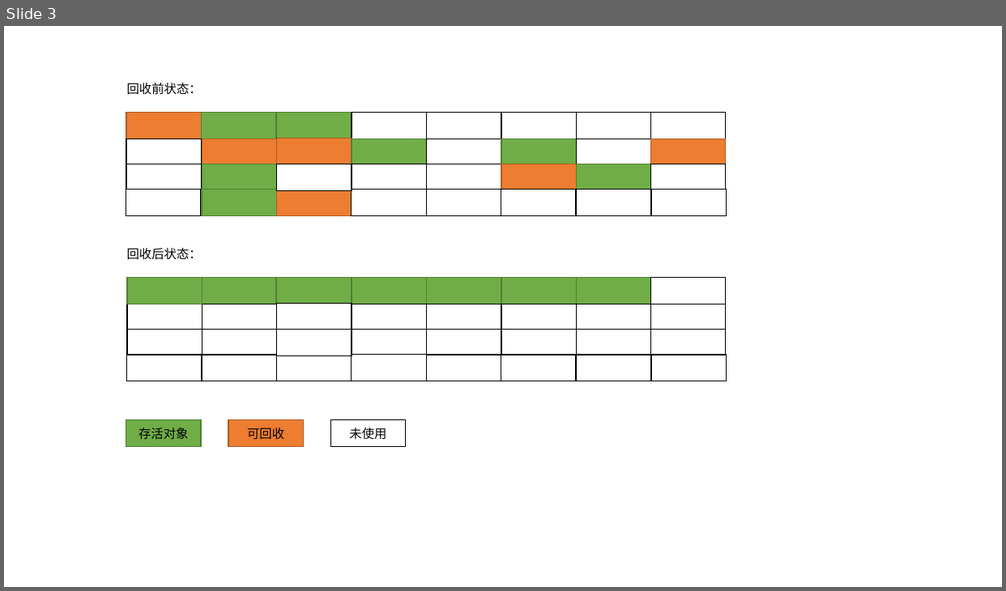
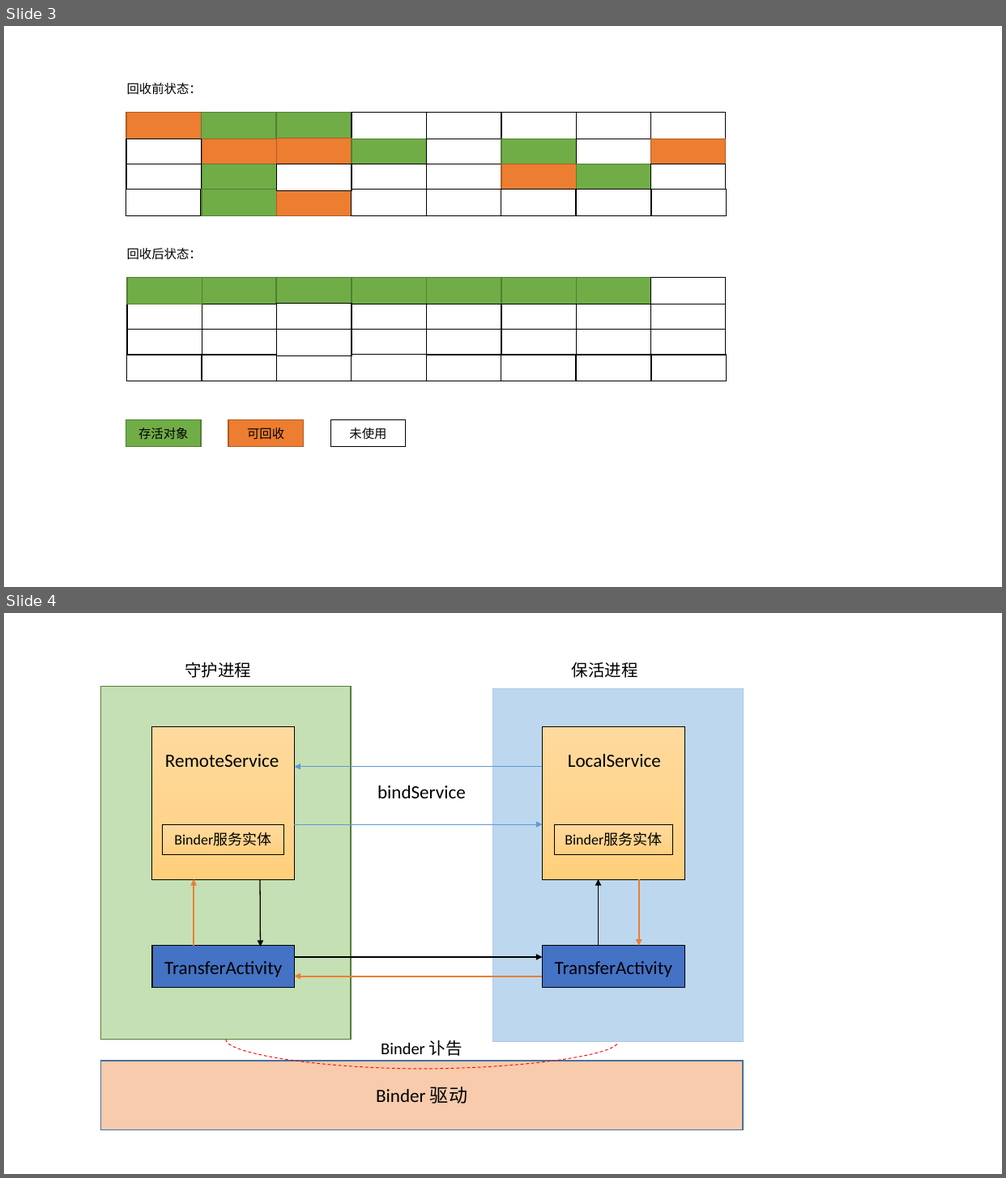
Before and after one commit to zywudev/blog-source, a slide deck: 绘图/图.pptx. Shown one above the other, each under a label of ours: slide 3 before the commit, slides 3 and 4 after it. The pictures are 1006x591 and 1006x1178 pixels, drawn with LibreOffice and Linux fonts; fonts in the diff are those of the drawing. Boxes give left, top, right and bottom in pixels: in the first picture for what was removed or moved away, otherwise in the second. Text is boxed around its words. In the diff, an @@ line names an element or a change of style, - is before the commit and + after.

```diff
--- a/绘图/图.pptx
+++ b/绘图/图.pptx
@@ slide 4 added at (4,613,1002,1174), background #FFFFFF @@
@@ text added at (185,662,251,678), 16 pt, text #000000 @@
+守护进程
@@ text added at (572,662,638,678), 16 pt, text #000000 @@
+保活进程
@@ rectangle added at (100,687,351,1040), fill #C5E0B4, outline #538035 1 pt @@
@@ rectangle added at (493,688,743,1042), fill #BDD7EE, outline #B4C7E7 0.5 pt @@
@@ rectangle added at (151,726,294,879), fill gradient #FFDB9E to #FFD590 to #FFD07C, outline #000000 0.5 pt @@
@@ rectangle added at (543,726,684,879), fill gradient #FFDB9E to #FFD590 to #FFD07C, outline #000000 0.5 pt @@
@@ text added at (165,754,279,767), 18 pt, text #000000 @@
+RemoteService
@@ text added at (568,754,661,767), 18 pt, text #000000 @@
+LocalService
@@ arrow added from (543, 766) to (295, 766), #5B9BD5 1 pt @@
@@ text added at (377,786,466,798), 18 pt, text #000000 @@
+bindService
@@ rectangle added at (162,825,284,855), fill gradient #FFDB9E to #FFD590 to #FFD07C, outline #000000 0.5 pt, 14 pt, text #000000 @@
+Binder服务实体
@@ arrow added from (295, 825) to (543, 825), #5B9BD5 0.5 pt @@
@@ rectangle added at (554,825,673,855), fill gradient #FFDB9E to #FFD590 to #FFD07C, outline #000000 0.5 pt, 14 pt, text #000000 @@
+Binder服务实体
@@ arrow added from (194, 946) to (194, 879), #ED7D31 1.5 pt @@
@@ arrow added from (599, 946) to (599, 879), #000000 1 pt @@
@@ arrow added from (639, 879) to (639, 946), #ED7D31 1.5 pt @@
@@ arrow added from (260, 880) to (260, 947), #000000 1 pt @@
@@ rectangle added at (152,946,295,988), fill #4472C4, outline #000000 1 pt, 18 pt, text #000000 @@
+TransferActivity
@@ rectangle added at (543,946,684,988), fill #4472C4, outline #000000 1 pt, 18 pt, text #000000 @@
+TransferActivity
@@ arrow added from (295, 957) to (543, 957), #000000 1 pt @@
@@ arrow added from (543, 976) to (295, 976), #ED7D31 1.5 pt @@
@@ curved line added from (226, 1040) to (618, 1042), #FF0000 0.75 pt dashed @@
@@ text added at (381,1040,462,1056), 16 pt, text #000000 @@
+Binder 讣告
@@ rectangle added at (100,1061,743,1131), fill #F8CBAD, outline #43739E 1 pt, 18 pt, text #000000 @@
+Binder 驱动
```
Also in this commit, not shown: 6 other slides added, 5 other files.
